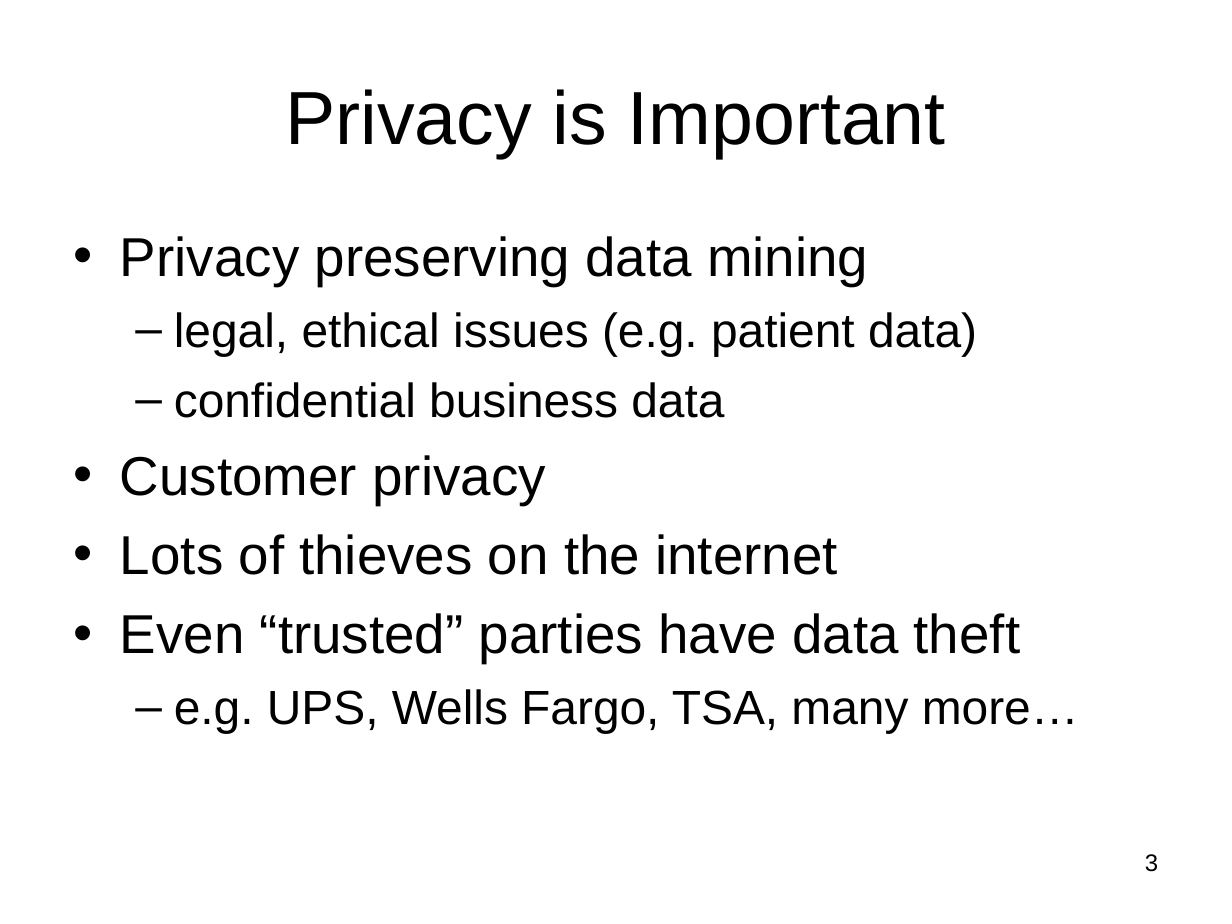
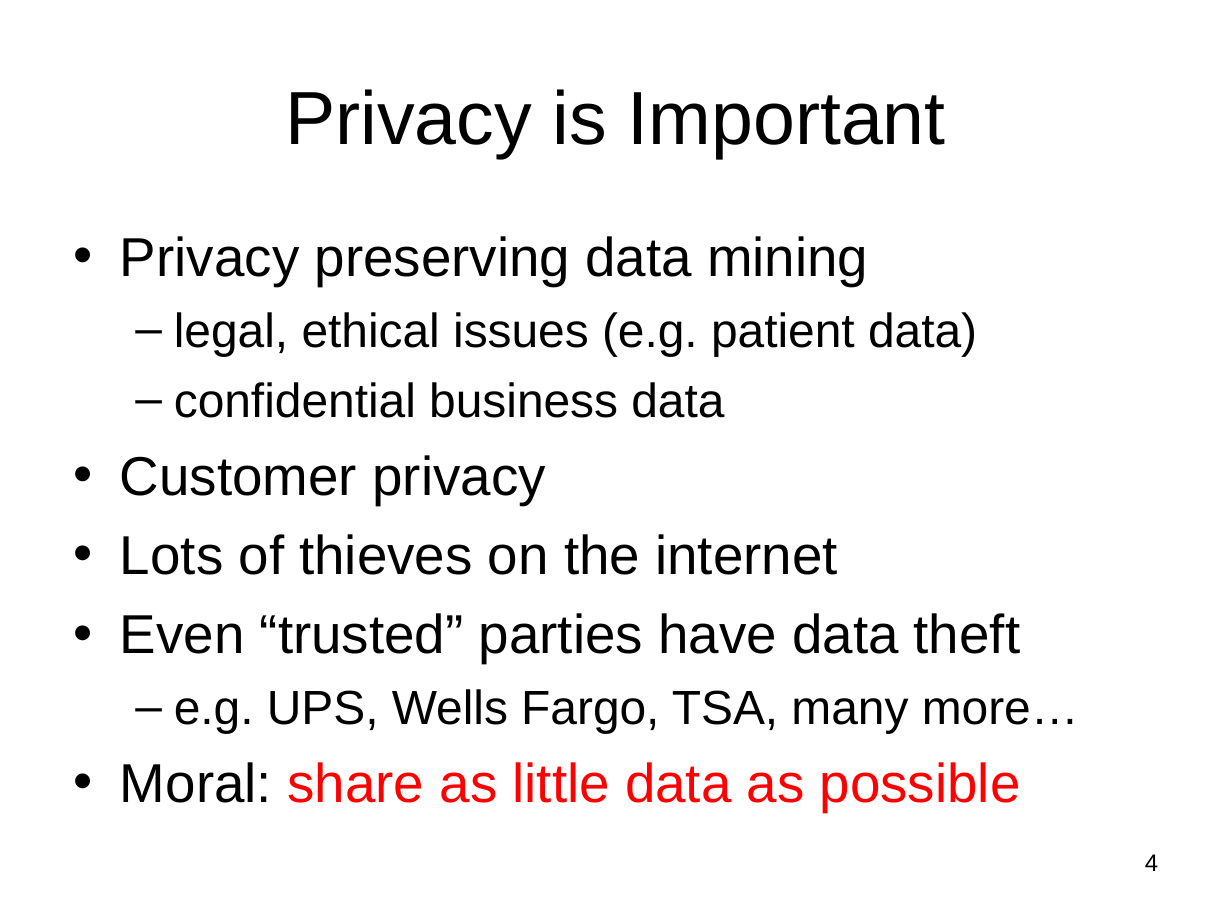
Before and after one commit to lpkruger/sfe-tools, a slide deck: slide 4 of prelim/Prelim-talk.ppt (slide 3 before the commit). Drawn at 1232x924 pixels with LibreOffice and Linux fonts; fonts in the diff are those of the drawing. Boxes give left, top, right and bottom in pixels: in the first picture for what was removed or moved away, otherwise in the second. Text is boxed around its words. In the diff, an @@ line names an element or a change of style, - is before the commit and + after.

```diff
--- a/prelim/Prelim-talk.ppt
+++ b/prelim/Prelim-talk.ppt
@@ text at box(120, 762, 1021, 812): paragraph added @@
+• Moral: share as little data as possible
@@ page number at box(1145, 854, 1158, 871): text changed @@
-3
+4
```
Also in this commit, not shown: 19 other slides changed, 7 slides added, 1 slide removed, 1 other file.
